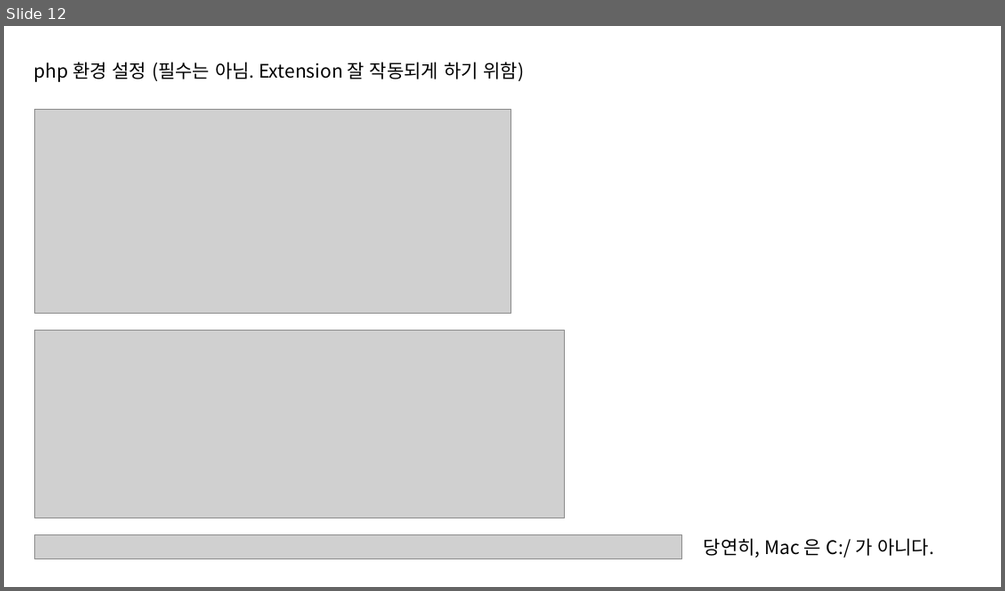
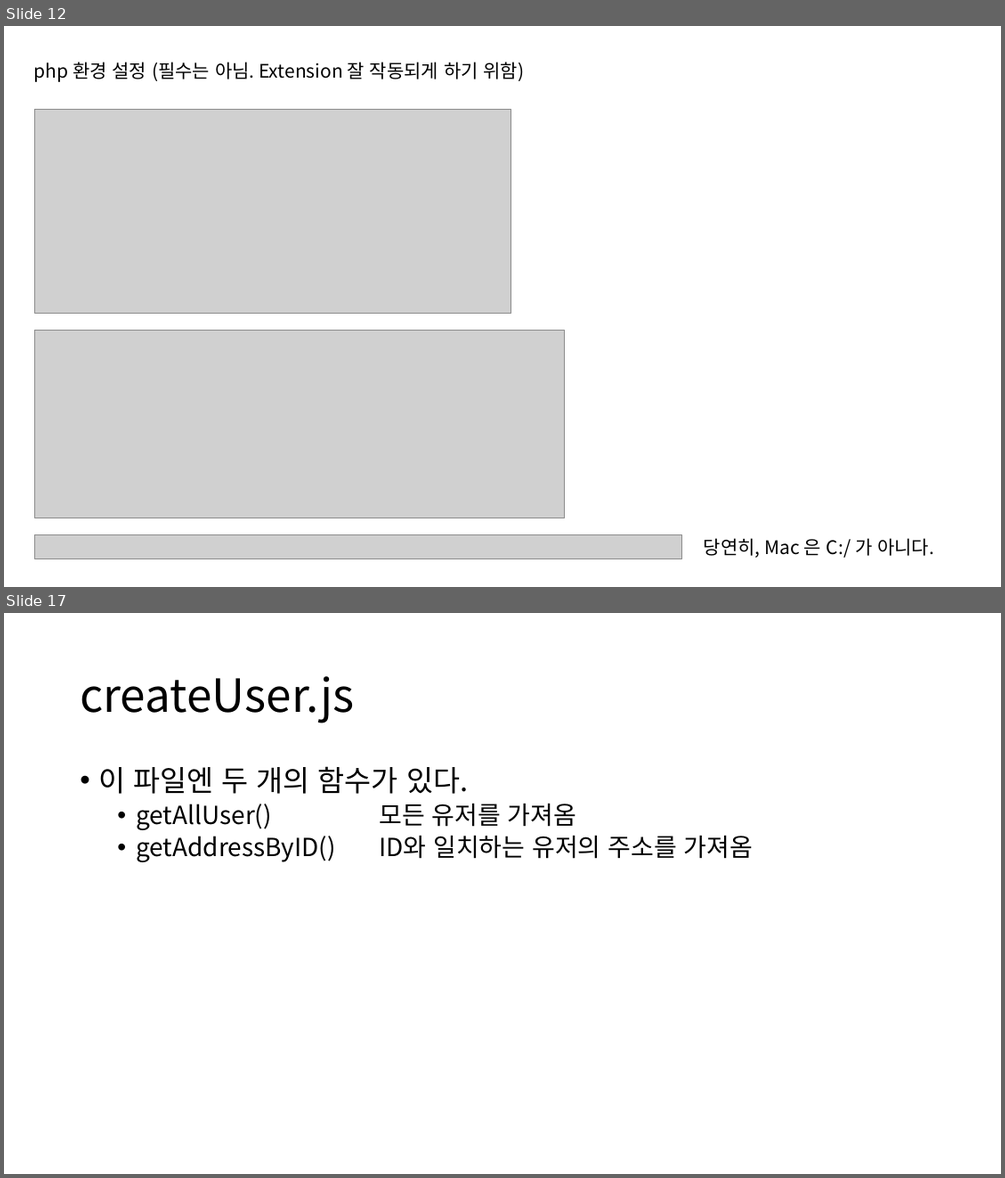
Before and after one commit to GNUCSAssistants/2021webprogramming, a slide deck: 수업/9. PHP REST API/PPT/PHP REST API.pptx. Shown one above the other, each under a label of ours: slide 12 before the commit, slides 12 and 17 after it; the slides between them are not shown. The pictures are 1005x591 and 1005x1178 pixels, drawn with LibreOffice and Linux fonts; fonts in the diff are those of the drawing; grey boxes stand for pictures. Boxes give left, top, right and bottom in pixels: in the first picture for what was removed or moved away, otherwise in the second. Text is boxed around its words. In the diff, an @@ line names an element or a change of style, - is before the commit and + after.

```diff
--- a/수업/9. PHP REST API/PPT/PHP REST API.pptx
+++ b/수업/9. PHP REST API/PPT/PHP REST API.pptx
@@ slide 17 added at bbox=[4, 613, 1001, 1174], background #FFFFFF @@
@@ title added at bbox=[80, 676, 354, 723], 44 pt, text #000000 @@
+createUser.js
@@ text added at bbox=[98, 766, 752, 859], 24 pt, text #000000 @@
+• 이 파일엔 두 개의 함수가 있다.
+  • getAllUser() 모든 유저를 가져옴
+  • getAddressByID() ID와 일치하는 유저의 주소를 가져옴
```
Also in this commit, not shown: 4 other slides added, 3 other files.
